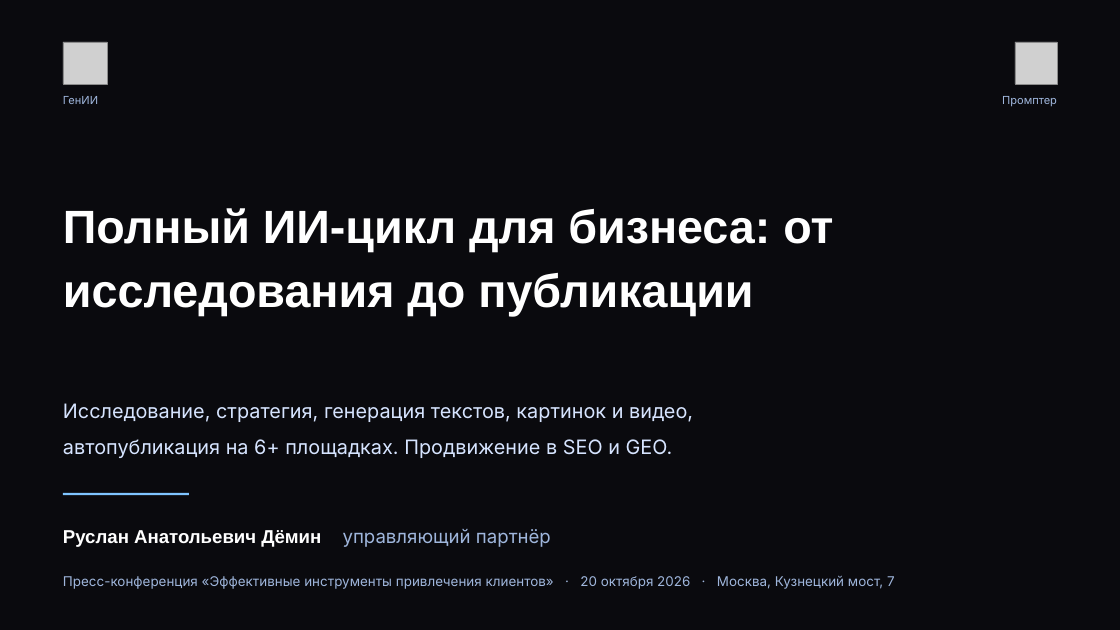
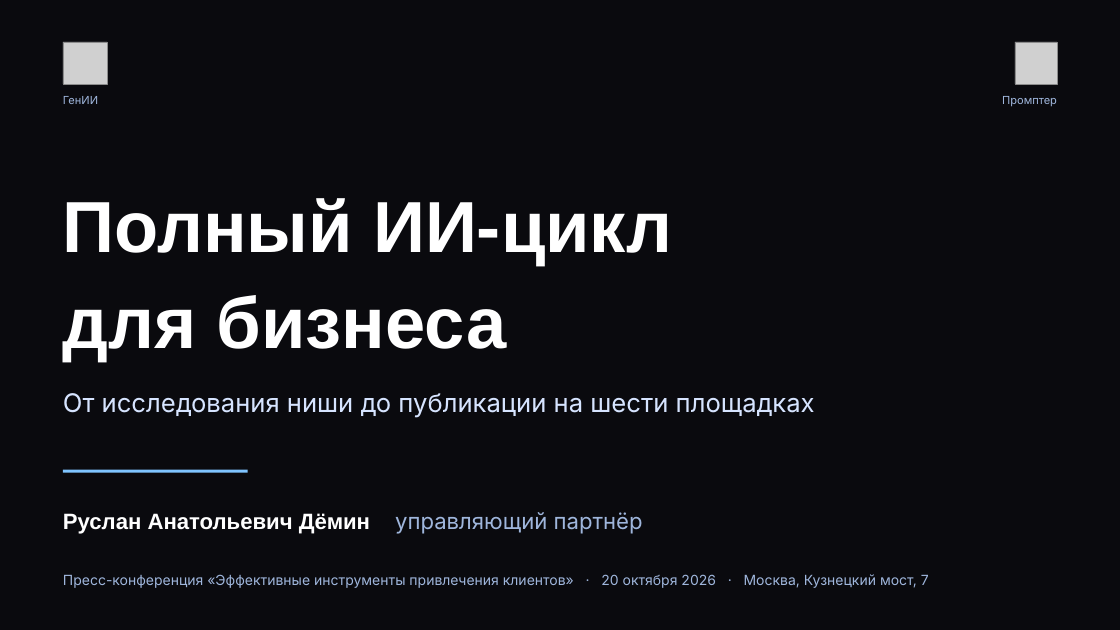
Before and after one commit to injusticebeast802-coder/taste-skill, a slide deck: slide 1 of pressa/press-kit-genii-prompter.pptx. Drawn at 1120x630 pixels with LibreOffice and Linux fonts; fonts in the diff are those of the drawing; grey boxes stand for pictures; background and template pictures are left out; a plain dark background stands for a picture behind light text. Boxes give left, top, right and bottom in pixels: in the first picture for what was removed or moved away, otherwise in the second. Text is boxed around its words. In the diff, an @@ line names an element or a change of style, - is before the commit and + after.

```diff
--- a/pressa/press-kit-genii-prompter.pptx
+++ b/pressa/press-kit-genii-prompter.pptx
@@ text at bbox=[63, 198, 673, 362]: text changed; size 40 to 62 pt @@
-Полный ИИ-цикл для бизнеса: от исследования до публикации
+Полный ИИ-цикл
+для бизнеса
@@ text at bbox=[63, 393, 815, 418]: text changed; size 17 to 22 pt @@
-Исследование, стратегия, генерация текстов, картинок и видео, автопубликация на 6+ площадках. Продвижение в SEO и GEO.
+От исследования ниши до публикации на шести площадках
@@ rectangle: place and size @@
-rectangle at bbox=[63, 493, 189, 496]
+rectangle at bbox=[63, 470, 248, 473]
@@ text "Руслан Анатольевич Дёмин управляющий партнёр": place and size @@
-text "Руслан Анатольевич Дёмин управляющий партнёр" at bbox=[63, 529, 551, 547]
+text "Руслан Анатольевич Дёмин управляющий партнёр" at bbox=[63, 512, 643, 534]
@@ text "Руслан Анатольевич Дёмин управляющий партнёр" at bbox=[63, 512, 643, 534]: size 16 to 19 pt @@
@@ text "Пресс-конференция «Эффективные инструменты привлечения клиен ..." at bbox=[63, 574, 929, 588]: size 11.5 to 12 pt @@
```
Also in this commit, not shown: 5 other slides changed, 3 other files.
